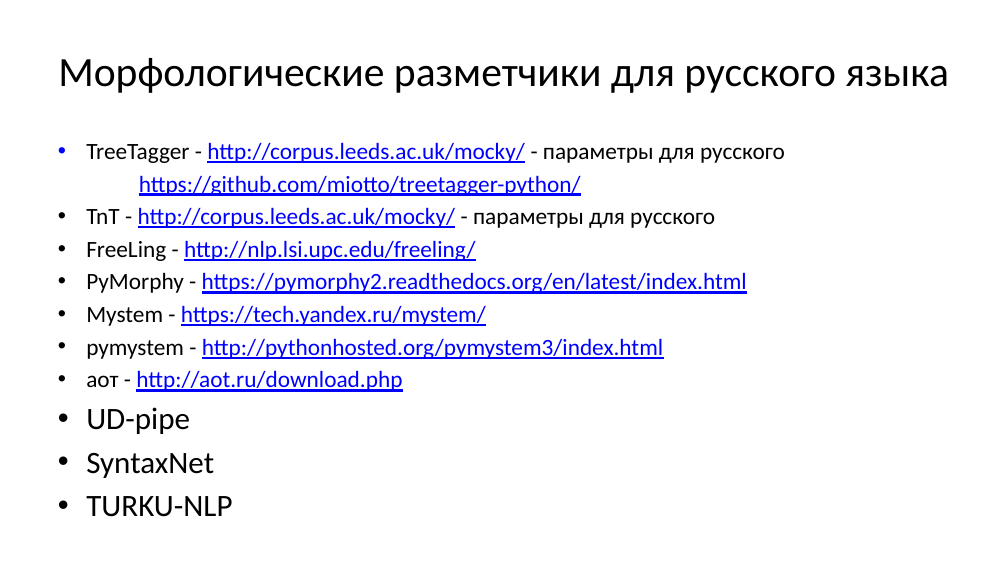
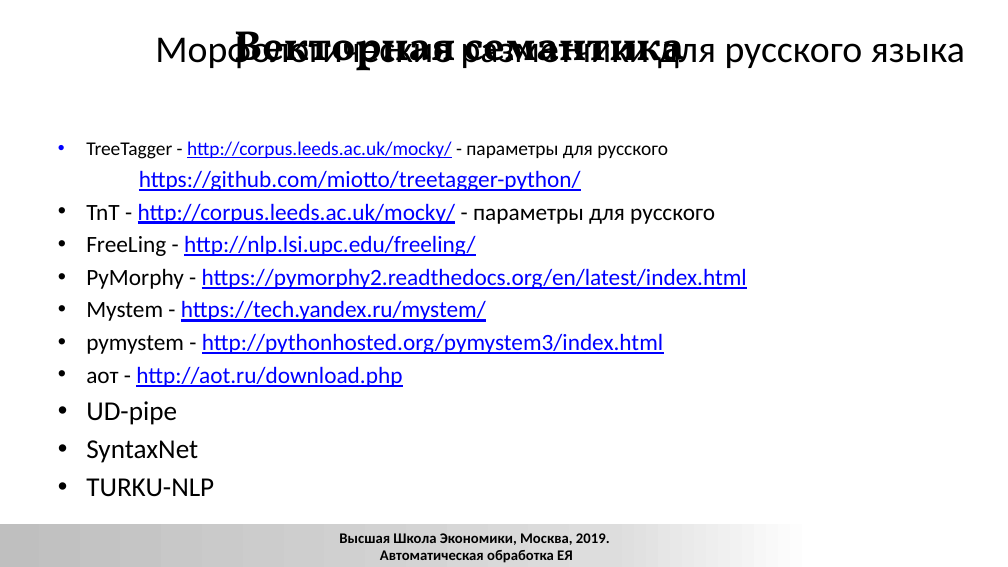
Before and after one commit to xngoli/nlp2019, a slide deck: slide 91 of lectures/2019_CL1_L_disambiguation.pptx (slide 84 before the commit). Drawn at 1008x567 pixels with LibreOffice and Linux fonts; fonts in the diff are those of the drawing; background and template pictures are left out. Boxes give left, top, right and bottom in pixels: in the first picture for what was removed or moved away, otherwise in the second. Text is boxed around its words. In the diff, an @@ line names an element or a change of style, - is before the commit and + after.

```diff
--- a/lectures/2019_CL1_L_disambiguation.pptx
+++ b/lectures/2019_CL1_L_disambiguation.pptx
@@ title "Морфологические разметчики для русского языка": place and size @@
-title "Морфологические разметчики для русского языка" at bbox=[58, 58, 949, 93]
+title "Морфологические разметчики для русского языка" at bbox=[155, 31, 965, 71]
@@ title "Морфологические разметчики для русского языка" at bbox=[155, 31, 965, 71]: size 39.6 to 36 pt @@
@@ text added at bbox=[234, 31, 685, 71], 40 pt, text #000000, bold @@
+Векторная семантика
@@ text at bbox=[86, 141, 668, 497]: size 22.2 to 18.5 pt in "TreeTagger - http://corpus.leeds.ac.uk/mocky/ - параметры дл ..."; size 29.6 to 25.9 pt in "UD-pipe", "SyntaxNet", "TURKU-NLP" @@
@@ rectangle added at bbox=[0, 524, 814, 567], fill gradient #BFBFBF to #DDDDDD to #FFFFFF @@
@@ rectangle added at bbox=[0, 524, 814, 567], fill gradient #BFBFBF to #DDDDDD to #FFFFFF @@
@@ text added at bbox=[299, 522, 634, 562], 14 pt, text #000000, bold @@
+Высшая Школа Экономики, Москва, 2015. С.Ю.
+Толдова. Компьютерная лингвистика 2
@@ text added at bbox=[339, 533, 610, 563], 14 pt, text #000000, bold @@
+Высшая Школа Экономики, Москва, 2019.
+Автоматическая обработка ЕЯ
```
Also in this commit, not shown: 16 other slides changed, 10 slides added, 3 slides removed, 2 other files.
